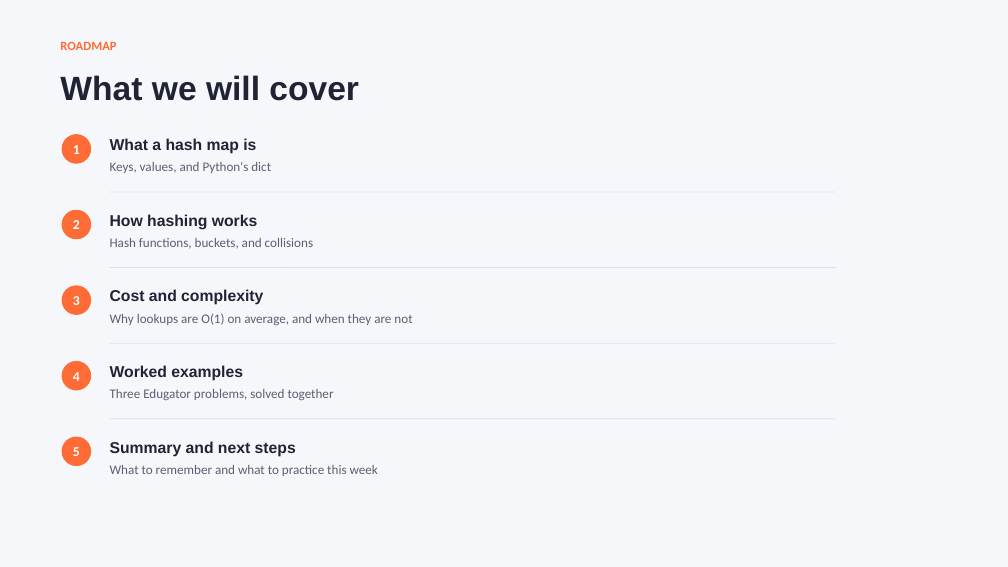
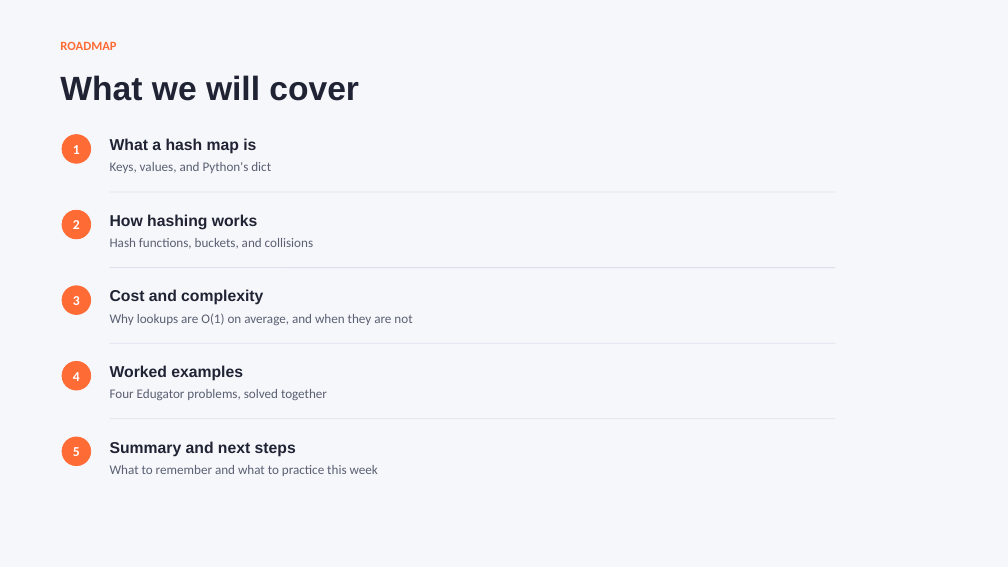
Before and after one commit to kapooramanpreet/TechnicalInterview101, a slide deck: slide 2 of assets/slides/Technical_Interview_101_Hash Tables.pptx. Drawn at 1008x567 pixels with LibreOffice and Linux fonts; fonts in the diff are those of the drawing. Boxes give left, top, right and bottom in pixels: in the first picture for what was removed or moved away, otherwise in the second. Text is boxed around its words. In the diff, an @@ line names an element or a change of style, - is before the commit and + after.

```diff
--- a/assets/slides/Technical_Interview_101_Hash Tables.pptx
+++ b/assets/slides/Technical_Interview_101_Hash Tables.pptx
@@ text at <box>110,389,327,400</box>: text changed @@
-Three Edugator problems, solved together
+Four Edugator problems, solved together
```
Also in this commit, not shown: 10 other slides changed, 6 slides added, 3 slides removed.
